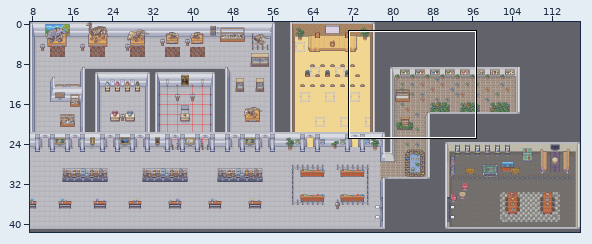
Level history. Tiled map (JSON): frontend/public/assets/tilemaps/indoors.json. The first picture is a wide view before the edit; the outline marks the close-up.
Close-up. First the earlier version:
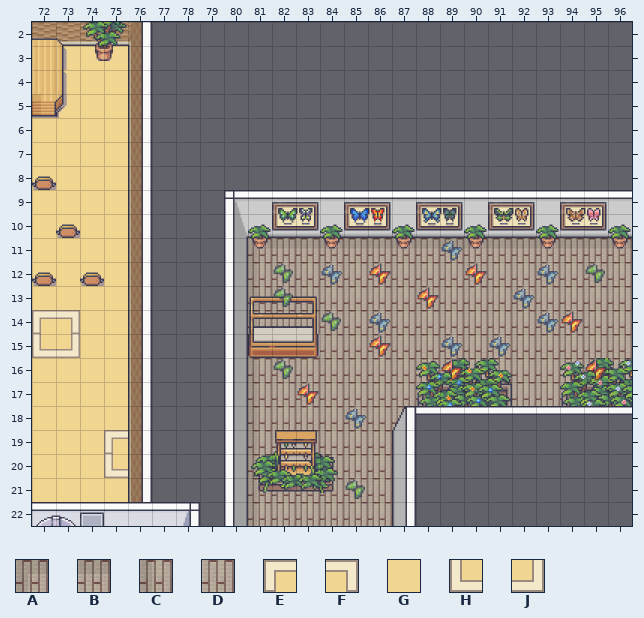
Cells are 32x32 px. Shown: x 72..96, y 2..22. The commit also changed other parts of the map, which this record leaves out.
Key: from "Room_Builder_32x32": A 3150, B 3151, C 3226, D 3227, E 4131, F 4132, G 4204, H 4207, J 4208.
_ is an empty cell, # one hidden under a higher layer.
Layers that did not change in this view are not listed.
Layer "Below Player" before, first column x 72:
 2 _________________________
 3 #GGG_____________________
 4 #GGG_____________________
 5 #GGG_____________________
 6 GGGG_____________________
 7 GGGG_____________________
 8 GGGG_____________________
 9 GGGG_____________________
10 GGGG_____________________
11 GGGG_____ABBBBBBBBBBBBBBB
12 GGGG_____CDDDDDDDDDDDDDDD
13 GGGG_____CDDDDDDDDDDDDDDD
14 EFGG_____CDDDDDDDDDDDDDDD
15 HJGG_____##DDDDDDDDDDDDDD
16 GGGG_____CDDDDDDDDDDDDDDD
17 GGGG_____CDDDDDDD#DDDDD#D
18 GGGG_____CDDDDDD_________
19 GGGE#____CDDDDD__________
20 GGGH#____C##DDD__________
21 GGGG_____CDDDDD__________
22 ####_____CDDDDD__________
The same view after the edit:
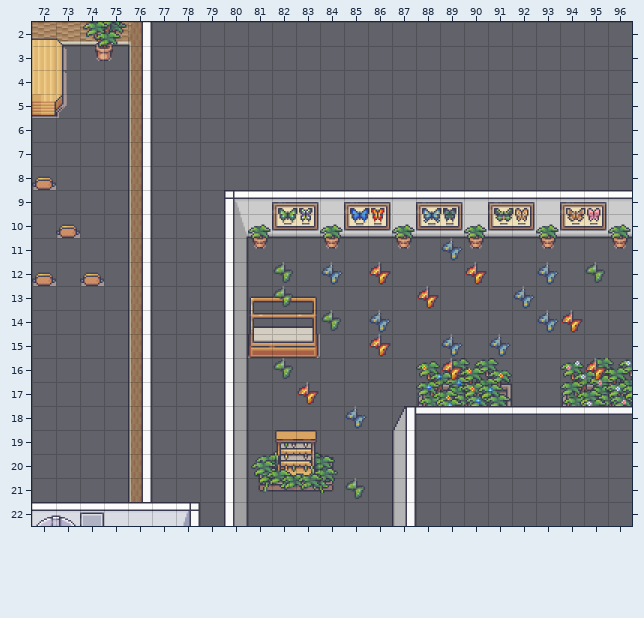
Difference:
Layer "Below Player" (now hidden):
y 3..5: x 73..75 GGG -> ___
y 6..10: x 72..75 GGGG -> ____
y 11: x 72..75 GGGG -> ____; x 81..96 ABBBBBBBBBBBBBBB -> ________________
y 12..13: x 72..75 GGGG -> ____; x 81..96 CDDDDDDDDDDDDDDD -> ________________
y 14: x 72..75 EFGG -> ____; x 81..96 CDDDDDDDDDDDDDDD -> ________________
y 15: x 72..75 HJGG -> ____; x 84..96 DDDDDDDDDDDDD -> _____________
y 16: x 72..75 GGGG -> ____; x 81..96 CDDDDDDDDDDDDDDD -> ________________
y 17: x 72..75 GGGG -> ____; x 81..88 CDDDDDDD -> ________; x 91..94 DDDD -> ____
y 18: x 72..75 GGGG -> ____; x 81..87 CDDDDDD -> _______
y 19: x 72..75 GGGE -> ____; x 81..86 CDDDDD -> ______
y 20: x 72..75 GGGH -> ____; x 81 C -> _; x 84..86 DDD -> ___
y 21: x 72..75 GGGG -> ____; x 81..86 CDDDDD -> ______
y 22: x 81..86 CDDDDD -> ______
Boxes around the changes in both close-ups, in picture pixels (x1, y1, x2, y2):
removed: (32, 46, 128, 502)
removed: (248, 238, 632, 526)
